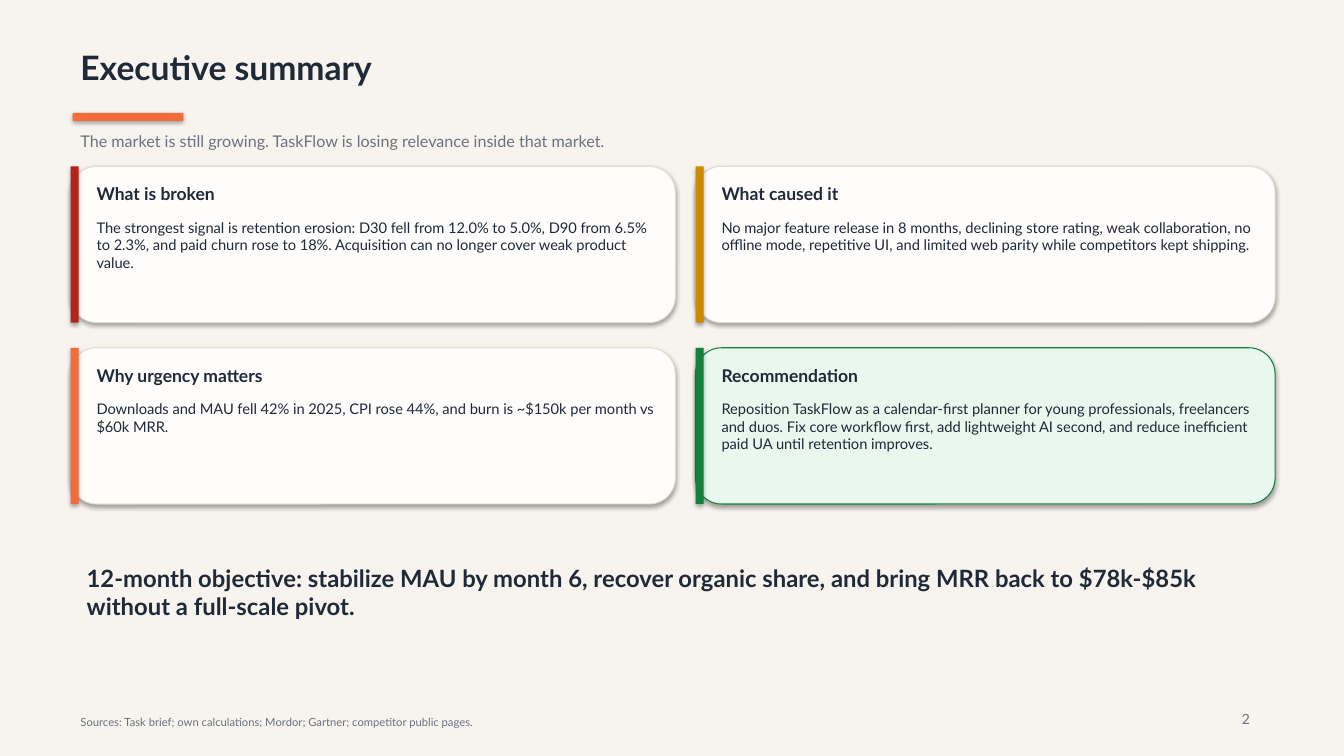
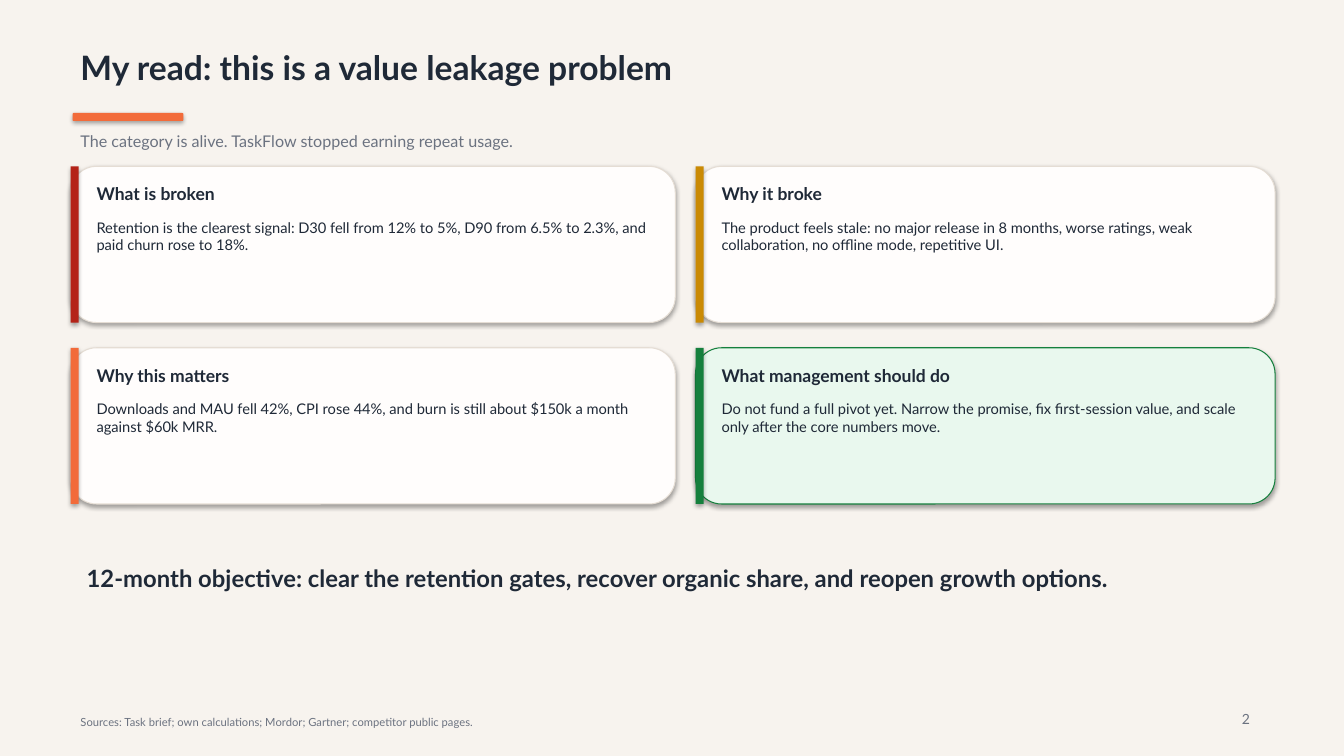
Before and after one commit to TEZv/Genesis-Academy_Strategy-Operations-School-2.0-Case-Task, a slide deck: slide 2 of deliverables/taskflow-case-presentation.pptx. Drawn at 1344x756 pixels with LibreOffice and Linux fonts; fonts in the diff are those of the drawing. Boxes give left, top, right and bottom in pixels: in the first picture for what was removed or moved away, otherwise in the second. Text is boxed around its words. In the diff, an @@ line names an element or a change of style, - is before the commit and + after.

```diff
--- a/deliverables/taskflow-case-presentation.pptx
+++ b/deliverables/taskflow-case-presentation.pptx
@@ text at <box>80,55,672,86</box>: text changed @@
-Executive summary
+My read: this is a value leakage problem
@@ text at <box>80,135,513,150</box>: text changed @@
-The market is still growing. TaskFlow is losing relevance inside that market.
+The category is alive. TaskFlow stopped earning repeat usage.
@@ text at <box>722,187,822,203</box>: text changed @@
-What caused it
+Why it broke
@@ text at <box>97,222,646,253</box>: text changed @@
-The strongest signal is retention erosion: D30 fell from 12.0% to 5.0%, D90 from 6.5% to 2.3%, and paid churn rose to 18%. Acquisition can no longer cover weak product value.
+Retention is the clearest signal: D30 fell from 12% to 5%, D90 from 6.5% to 2.3%, and paid churn rose to 18%.
@@ text at <box>722,222,1193,253</box>: text changed @@
-No major feature release in 8 months, declining store rating, weak collaboration, no offline mode, repetitive UI, and limited web parity while competitors kept shipping.
+The product feels stale: no major release in 8 months, worse ratings, weak collaboration, no offline mode, repetitive UI.
@@ text at <box>97,369,229,385</box>: text changed @@
-Why urgency matters
+Why this matters
@@ text at <box>722,369,950,385</box>: text changed @@
-Recommendation
+What management should do
@@ text at <box>97,402,629,435</box>: text changed @@
-Downloads and MAU fell 42% in 2025, CPI rose 44%, and burn is ~$150k per month vs $60k MRR.
+Downloads and MAU fell 42%, CPI rose 44%, and burn is still about $150k a month against $60k MRR.
@@ text at <box>722,403,1236,435</box>: text changed @@
-Reposition TaskFlow as a calendar-first planner for young professionals, freelancers and duos. Fix core workflow first, add lightweight AI second, and reduce inefficient paid UA until retention improves.
+Do not fund a full pivot yet. Narrow the promise, fix first-session value, and scale only after the core numbers move.
@@ text at <box>87,569,1108,592</box>: text changed @@
-12-month objective: stabilize MAU by month 6, recover organic share, and bring MRR back to $78k-$85k without a full-scale pivot.
+12-month objective: clear the retention gates, recover organic share, and reopen growth options.
```
Also in this commit, not shown: 12 other slides changed, 1 slide added, 1 slide removed, 2 other files.
